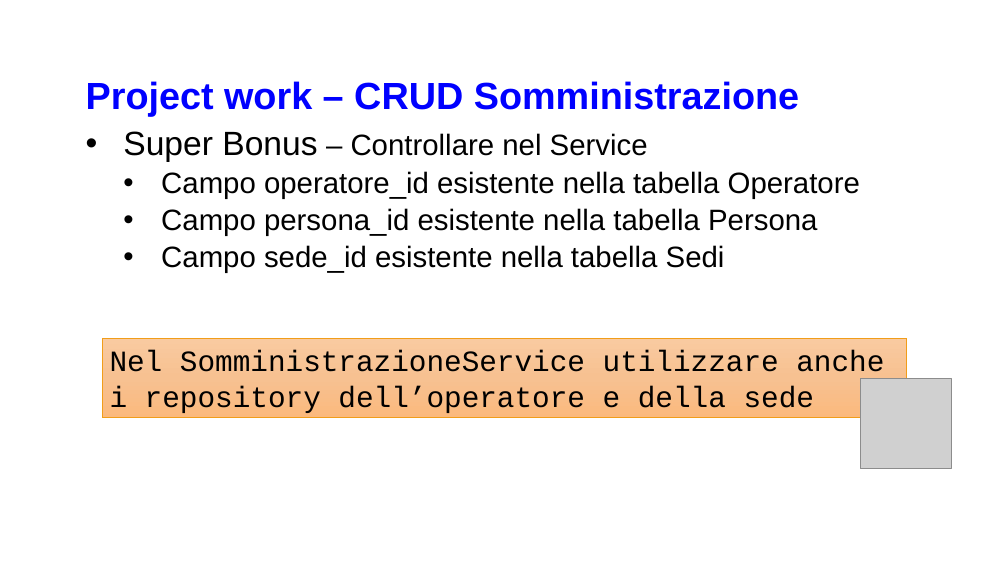
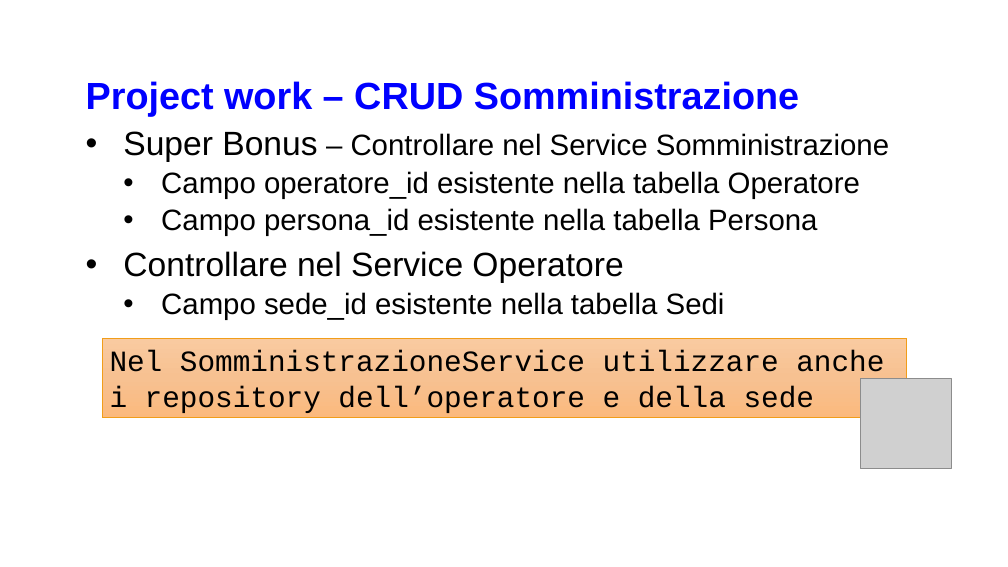
Before and after one commit to c-lillini/dotnet-backend, a slide deck: slide 23 of Backend Dot Net.pptx. Drawn at 1008x567 pixels with LibreOffice and Linux fonts; fonts in the diff are those of the drawing; grey boxes stand for pictures; background and template pictures are left out. Boxes give left, top, right and bottom in pixels: in the first picture for what was removed or moved away, otherwise in the second. Text is boxed around its words. In the diff, an @@ line names an element or a change of style, - is before the commit and + after.

Commit message:
Updated pptx.

```diff
--- a/Backend Dot Net.pptx
+++ b/Backend Dot Net.pptx
@@ text at [123, 131, 889, 162]: text changed @@
-• Super Bonus – Controllare nel Service
+• Super Bonus – Controllare nel Service Somministrazione
@@ text at [123, 251, 623, 283]: paragraph added @@
+• Controllare nel Service Operatore
```
